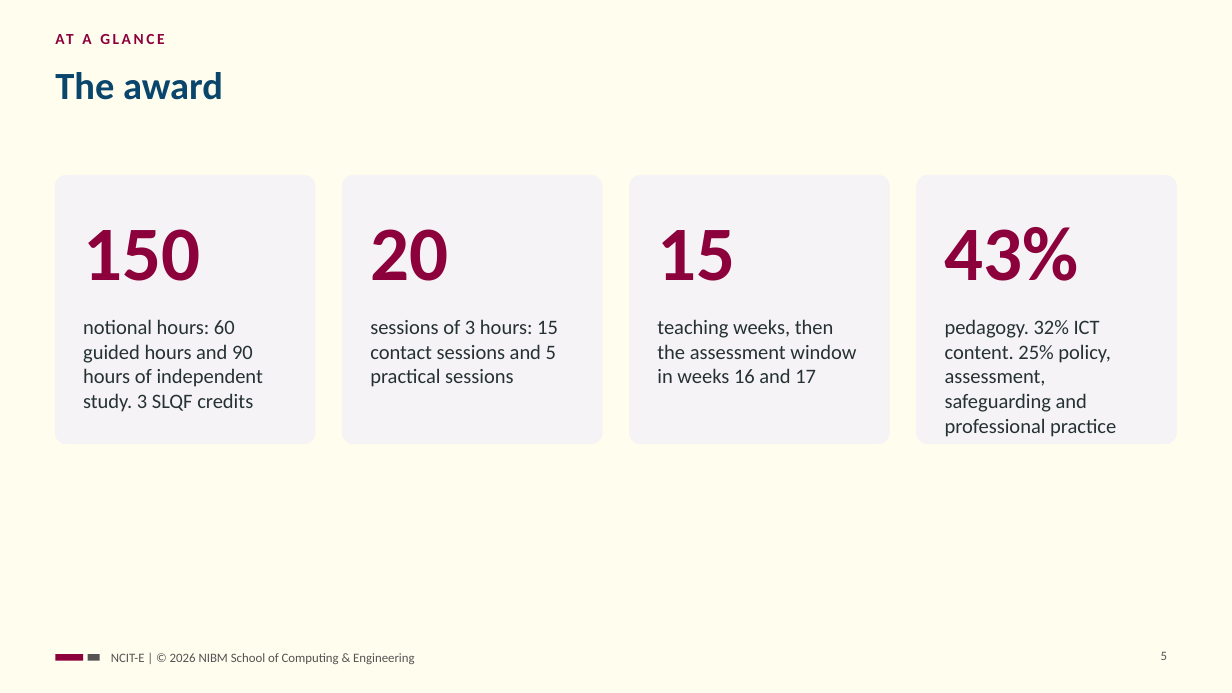
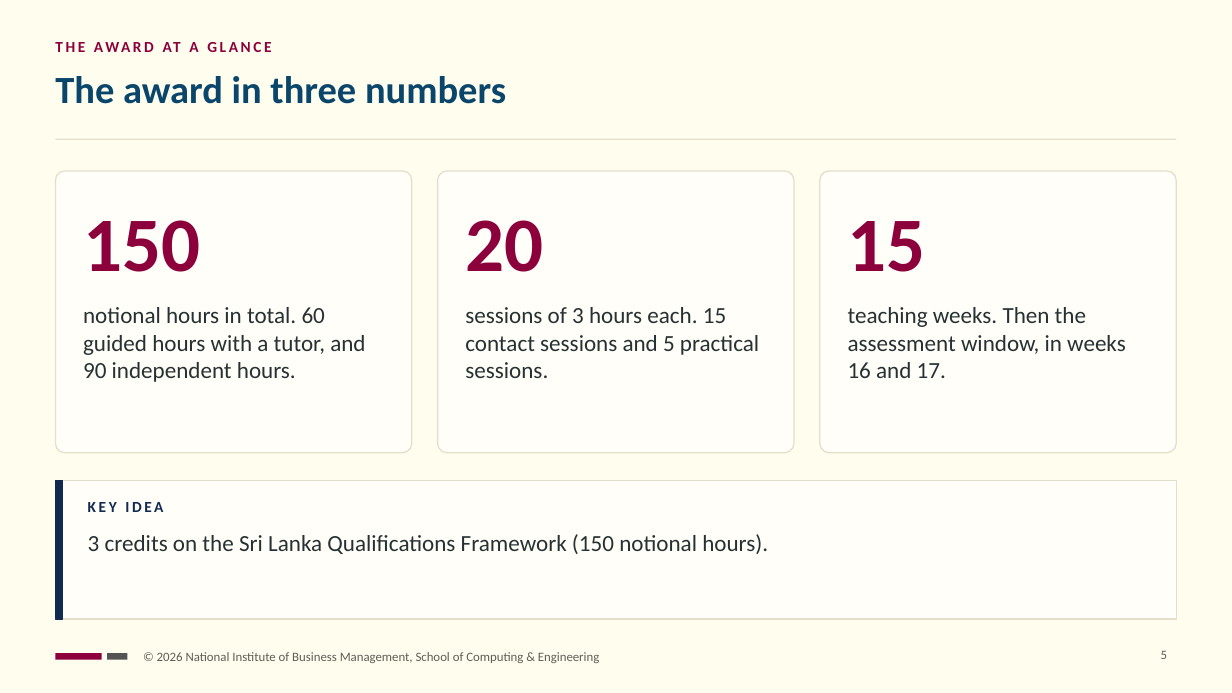
Before and after one commit to NIBM-SOCE/NCIT-E, a slide deck: slide 5 of opening/ncit-e-prelude.pptx. Drawn at 1232x693 pixels with LibreOffice and Linux fonts; fonts in the diff are those of the drawing. Boxes give left, top, right and bottom in pixels: in the first picture for what was removed or moved away, otherwise in the second. Text is boxed around its words. In the diff, an @@ line names an element or a change of style, - is before the commit and + after.

```diff
--- a/opening/ncit-e-prelude.pptx
+++ b/opening/ncit-e-prelude.pptx
@@ text at box(163, 42, 198, 52): text changed @@
-AT A GLANCE
+THE AWARD AT A GLANCE
@@ title at box(55, 76, 506, 104): text changed @@
-The award
+The award in three numbers
@@ rectangle added at box(55, 139, 1177, 140), fill #E3DFCC @@
@@ rounded rectangle: place and size @@
-rounded rectangle at box(55, 176, 315, 444)
+rounded rectangle at box(55, 171, 412, 453)
@@ rounded rectangle: place and size @@
-rounded rectangle at box(343, 176, 603, 444)
+rounded rectangle at box(438, 171, 795, 453)
@@ fill #F5F3F5 to #FFFEF8; outline #F5F3F5 1 pt to #E3DFCC 1 pt; proportions changed in 3 elements at box(55, 171, 412, 453), box(438, 171, 795, 453), box(820, 171, 1177, 453) @@
@@ rounded rectangle: place and size @@
-rounded rectangle at box(630, 176, 890, 444)
+rounded rectangle at box(820, 171, 1177, 453)
@@ rounded rectangle removed at box(917, 176, 1177, 444) @@
@@ text "150": place and size @@
-text "150" at box(83, 229, 200, 281)
+text "150" at box(83, 220, 200, 272)
@@ text "20": place and size @@
-text "20" at box(370, 229, 448, 281)
+text "20" at box(465, 220, 543, 272)
@@ text "15": place and size @@
-text "15" at box(657, 230, 735, 281)
+text "15" at box(848, 221, 926, 272)
@@ text removed at box(945, 227, 1079, 281) @@
-43%
@@ text at box(83, 307, 365, 382): text changed; size 16 to 18 pt @@
-notional hours: 60 guided hours and 90 hours of independent study. 3 SLQF credits
+notional hours in total. 60 guided hours with a tutor, and 90 independent hours.
@@ text at box(465, 307, 759, 378): text changed; size 16 to 18 pt @@
-sessions of 3 hours: 15 contact sessions and 5 practical sessions
+sessions of 3 hours each. 15 contact sessions and 5 practical sessions.
@@ text at box(848, 307, 1126, 378): text changed; size 16 to 18 pt @@
-teaching weeks, then the assessment window in weeks 16 and 17
+teaching weeks. Then the assessment window, in weeks 16 and 17.
@@ text removed at box(945, 319, 1116, 437) @@
-pedagogy. 32% ICT content. 25% policy, assessment, safeguarding and professional practice
@@ rectangle added at box(55, 481, 1177, 619), fill #FFFEF8, outline #E3DFCC 1 pt @@
@@ rectangle added at box(55, 481, 63, 619), fill #112A50, outline #112A50 1 pt @@
@@ text added at box(88, 502, 163, 512), 12 pt, text #112A50, bold @@
+KEY IDEA
@@ text added at box(88, 534, 768, 554), 18 pt, text #263232 @@
+3 credits on the Sri Lanka Qualifications Framework (150 notional hours).
@@ rectangle: place and size @@
-rectangle at box(55, 654, 83, 661)
+rectangle at box(55, 653, 102, 660)
@@ rectangle: place and size @@
-rectangle at box(88, 654, 100, 661)
+rectangle at box(107, 653, 128, 660)
@@ text at box(157, 652, 599, 663): text changed; text colour #545454 to #5E5E56 @@
-NCIT-E | © 2026 NIBM School of Computing & Engineering
+© 2026 National Institute of Business Management, School of Computing & Engineering
```
Also in this commit, not shown: 7 other slides changed, 2 slides added, 1 slide removed, 6 other files.
